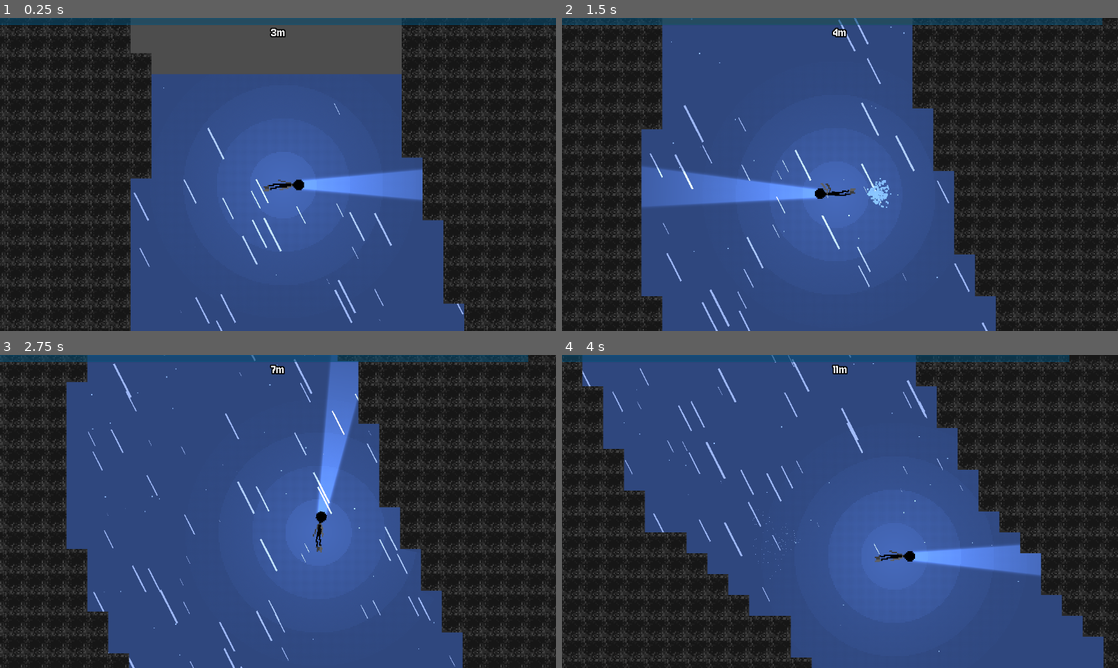
Above: before the commit, frames 1-4 (two rows, left to right).
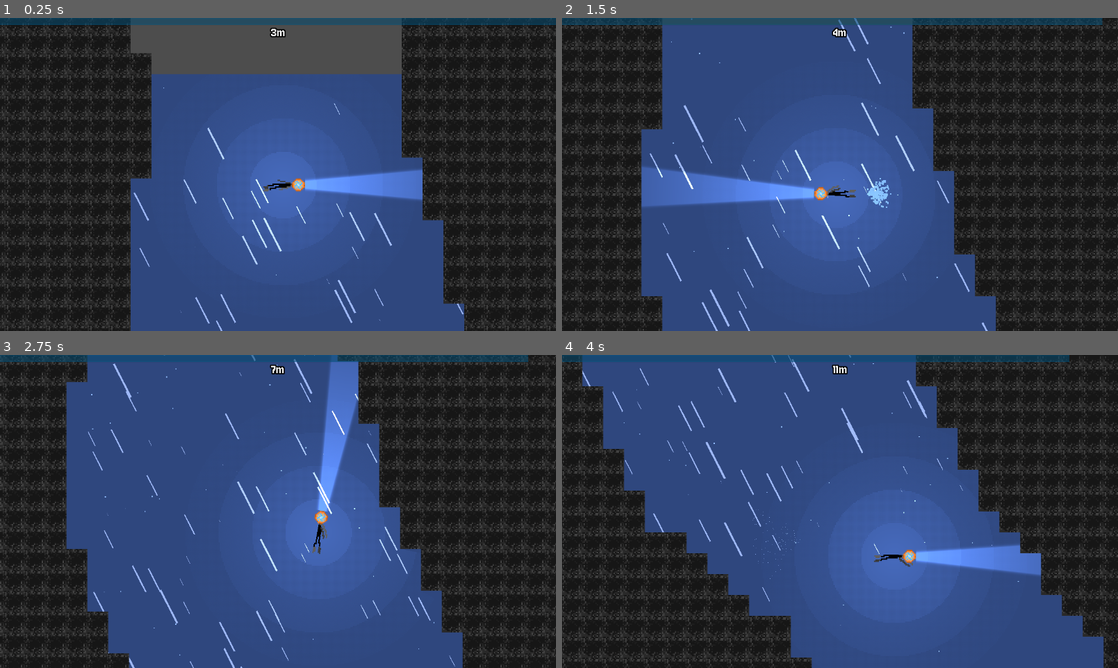
Above: after the commit, the same moments.

Repository: 5ald48/lujja
Game: Godot game, scene res://scenes/main.tscn
Same seed, same stepped clock (60 frames per second), same inputs: the game is played once before the commit and once after it. The engine's default icon, where the game draws it, is replaced by a stand-in: a white triangle on a blue panel in a dark square.
Inputs (mouse positions are in pixels of both pictures, inside the frame that each line leads up to):
- Up to frame 1 (0.25 s): no input
- Up to frame 2 (1.5 s): move the mouse to (840, 33) at 0.52 s; click (840, 33) at 0.6 s; move the mouse to (728, 190) at 1.27 s; click (728, 190) at 1.35 s
- Up to frame 3 (2.75 s): move the mouse to (333, 442) at 2.02 s; click (333, 442) at 2.1 s
- Up to frame 4 (4 s): move the mouse to (812, 574) at 2.77 s; click (812, 574) at 2.85 s; move the mouse to (1006, 558) at 3.52 s; click (1006, 558) at 3.6 s

The runs differ from the first frame. In frame 1, 0.1% of the frame differs, in the area x 47-55%, y 51-56%; in frame 2, 0.2%, in the area x 45-53%, y 52-59%; in frame 3, 0.2%; in frame 4, 0.2%.

Commit message:
new player animation

Diff:
--- a/scenes/player.tscn
+++ b/scenes/player.tscn
@@ -1,59 +1,50 @@
 [gd_scene format=3 uid="uid://calkmnxxovyj3"]
 
 [ext_resource type="Script" uid="uid://bj7rxnla2g1b5" path="res://scripts/player.gd" id="1_onrkg"]
-[ext_resource type="Texture2D" uid="uid://b0ujpft4hmbp2" path="res://assets/my art/animation 1.png" id="2_g2els"]
+[ext_resource type="Texture2D" uid="uid://byuhda6i43sv6" path="res://assets/my art/lujja-112x16-33x144.png" id="2_qlg0r"]
 [ext_resource type="Texture2D" uid="uid://bca6u4s8hnow2" path="res://assets/not my art/512x512 textures (1).png" id="3_dqkch"]
 [ext_resource type="Texture2D" uid="uid://bxa7dtn5bcpt0" path="res://assets/not my art/512x512 textures  (1).png" id="4_dqkch"]
 [ext_resource type="Script" uid="uid://ctyuhj82gd7vv" path="res://scripts/death.gd" id="5_qlg0r"]
 
-[sub_resource type="AtlasTexture" id="AtlasTexture_qhqgy"]
-atlas = ExtResource("2_g2els")
-region = Rect2(0, 0, 32, 16)
-
-[sub_resource type="AtlasTexture" id="AtlasTexture_dqkch"]
-atlas = ExtResource("2_g2els")
-region = Rect2(0, 16, 32, 16)
-
-[sub_resource type="AtlasTexture" id="AtlasTexture_qlg0r"]
-atlas = ExtResource("2_g2els")
-region = Rect2(0, 32, 32, 16)
-
 [sub_resource type="AtlasTexture" id="AtlasTexture_tuyoq"]
-atlas = ExtResource("2_g2els")
-region = Rect2(0, 48, 32, 16)
+atlas = ExtResource("2_qlg0r")
+region = Rect2(0, 0, 33, 16)
 
 [sub_resource type="AtlasTexture" id="AtlasTexture_fjrip"]
-atlas = ExtResource("2_g2els")
-region = Rect2(0, 64, 32, 16)
+atlas = ExtResource("2_qlg0r")
+region = Rect2(0, 16, 33, 16)
 
 [sub_resource type="AtlasTexture" id="AtlasTexture_smehm"]
-atlas = ExtResource("2_g2els")
-region = Rect2(0, 80, 32, 16)
+atlas = ExtResource("2_qlg0r")
+region = Rect2(0, 32, 33, 16)
 
 [sub_resource type="AtlasTexture" id="AtlasTexture_ur7pv"]
-atlas = ExtResource("2_g2els")
-region = Rect2(0, 96, 32, 16)
+atlas = ExtResource("2_qlg0r")
+region = Rect2(0, 48, 33, 16)
 
 [sub_resource type="AtlasTexture" id="AtlasTexture_y4r1p"]
-atlas = ExtResource("2_g2els")
-region = Rect2(0, 112, 32, 16)
+atlas = ExtResource("2_qlg0r")
+region = Rect2(0, 64, 33, 16)
 
 [sub_resource type="AtlasTexture" id="AtlasTexture_d2wvv"]
-atlas = ExtResource("2_g2els")
-region = Rect2(0, 128, 32, 16)
+atlas = ExtResource("2_qlg0r")
+region = Rect2(0, 80, 33, 16)
+
+[sub_resource type="AtlasTexture" id="AtlasTexture_3v2ag"]
+atlas = ExtResource("2_qlg0r")
+region = Rect2(0, 96, 33, 16)
+
+[sub_resource type="AtlasTexture" id="AtlasTexture_jej6c"]
+atlas = ExtResource("2_qlg0r")
+region = Rect2(0, 112, 33, 16)
+
+[sub_resource type="AtlasTexture" id="AtlasTexture_f1ej7"]
+atlas = ExtResource("2_qlg0r")
+region = Rect2(0, 128, 33, 16)
 
 [sub_resource type="SpriteFrames" id="SpriteFrames_bhunq"]
 animations = [{
 "frames": [{
-"duration": 1.0,
-"texture": SubResource("AtlasTexture_qhqgy")
-}, {
-"duration": 1.0,
-"texture": SubResource("AtlasTexture_dqkch")
-}, {
-"duration": 1.0,
-"texture": SubResource("AtlasTexture_qlg0r")
-}, {
 "duration": 1.0,
 "texture": SubResource("AtlasTexture_tuyoq")
 }, {
@@ -71,10 +62,19 @@
 }, {
 "duration": 1.0,
 "texture": SubResource("AtlasTexture_d2wvv")
+}, {
+"duration": 1.0,
+"texture": SubResource("AtlasTexture_3v2ag")
+}, {
+"duration": 1.0,
+"texture": SubResource("AtlasTexture_jej6c")
+}, {
+"duration": 1.0,
+"texture": SubResource("AtlasTexture_f1ej7")
 }],
 "loop": 0,
 "name": &"swiming",
-"speed": 24.0
+"speed": 12.0
 }]
 
 [sub_resource type="CircleShape2D" id="CircleShape2D_md0e3"]
@@ -153,12 +153,12 @@
 texture_scale = 0.5
 
 [node name="flash_light" type="PointLight2D" parent="." unique_id=314917040]
-position = Vector2(2.622889, 1.5836152e-07)
+position = Vector2(6, 1.4210855e-14)
 rotation = 1.5707964
 scale = Vector2(0.74, 1.9504802)
 shadow_enabled = true
 texture = ExtResource("4_dqkch")
-offset = Vector2(0, -56.955)
+offset = Vector2(0, -56.615)
 texture_scale = 0.2
 
 [node name="air_decrese" type="Timer" parent="." unique_id=1546072228]
--- a/scenes/water_current.tscn
+++ b/scenes/water_current.tscn
@@ -1,7 +1,6 @@
 [gd_scene format=3 uid="uid://cc4culjju3iy1"]
 
 [ext_resource type="Script" uid="uid://blbddhgn7xprm" path="res://scripts/water_current.gd" id="1_e8cr4"]
-[ext_resource type="Texture2D" uid="uid://ccttemxhcw57j" path="res://icon.svg" id="2_ouwrk"]
 
 [sub_resource type="RectangleShape2D" id="RectangleShape2D_bhunq"]
 
@@ -23,16 +22,10 @@
 [node name="CollisionShape2D" type="CollisionShape2D" parent="." unique_id=1683565037]
 shape = SubResource("RectangleShape2D_bhunq")
 
-[node name="Icon" type="Sprite2D" parent="." unique_id=1829831167]
-visible = false
-position = Vector2(2.3841858e-07, -2.3841858e-07)
-scale = Vector2(0.15624999, 0.15624999)
-texture = ExtResource("2_ouwrk")
-
 [node name="CPUParticles2D" type="CPUParticles2D" parent="." unique_id=80026207]
 amount = 100
 texture = SubResource("GradientTexture1D_be0no")
-lifetime = 0.09999999999999999
+lifetime = 0.1
 speed_scale = 0.5
 local_coords = true
 emission_shape = 3
Binary file added: assets/my art/lujja-112x16-33x144.png
Not shown, added: assets/my art/lujja-112x16-33x144.png.import
